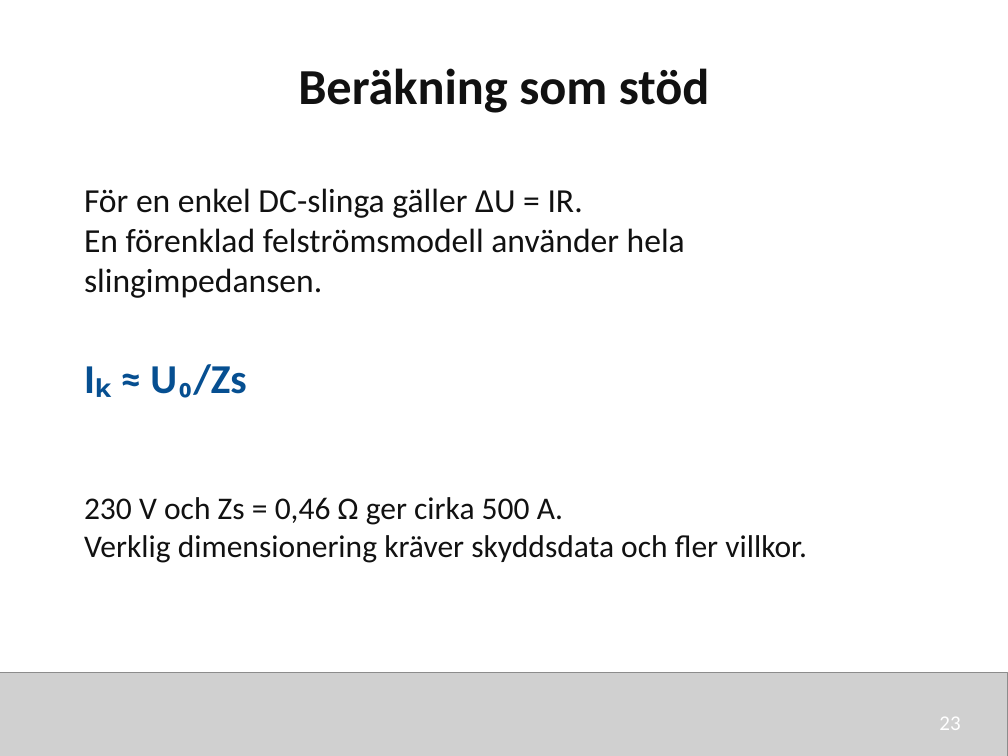
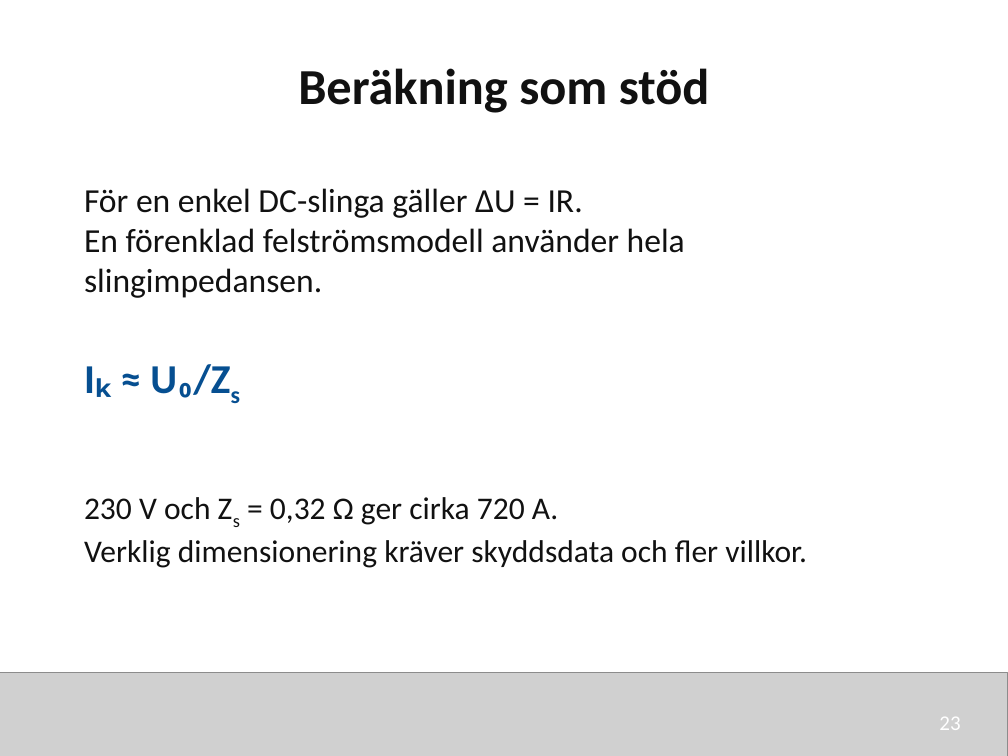
Before and after one commit to nj22az/nj22az.github.io, a slide deck: slide 23 of sjoskolan/vecka-44/aktuell/v44_01_Lagspanningssystem_elev.pptx. Drawn at 1008x756 pixels with LibreOffice and Linux fonts; fonts in the diff are those of the drawing; grey boxes stand for pictures. Boxes give left, top, right and bottom in pixels: in the first picture for what was removed or moved away, otherwise in the second. Text is boxed around its words. In the diff, an @@ line names an element or a change of style, - is before the commit and + after.

```diff
--- a/sjoskolan/vecka-44/aktuell/v44_01_Lagspanningssystem_elev.pptx
+++ b/sjoskolan/vecka-44/aktuell/v44_01_Lagspanningssystem_elev.pptx
@@ text "Iₖ ≈ U₀/Zs" at [150, 364, 230, 398]: now subscript in "U₀/Zs" @@
@@ text at [84, 497, 558, 525]: text changed @@
-230 V och Zs = 0,46 Ω ger cirka 500 A.
+230 V och Zs = 0,32 Ω ger cirka 720 A.
```
Also in this commit, not shown: 14 other slides changed, 11 other files.
